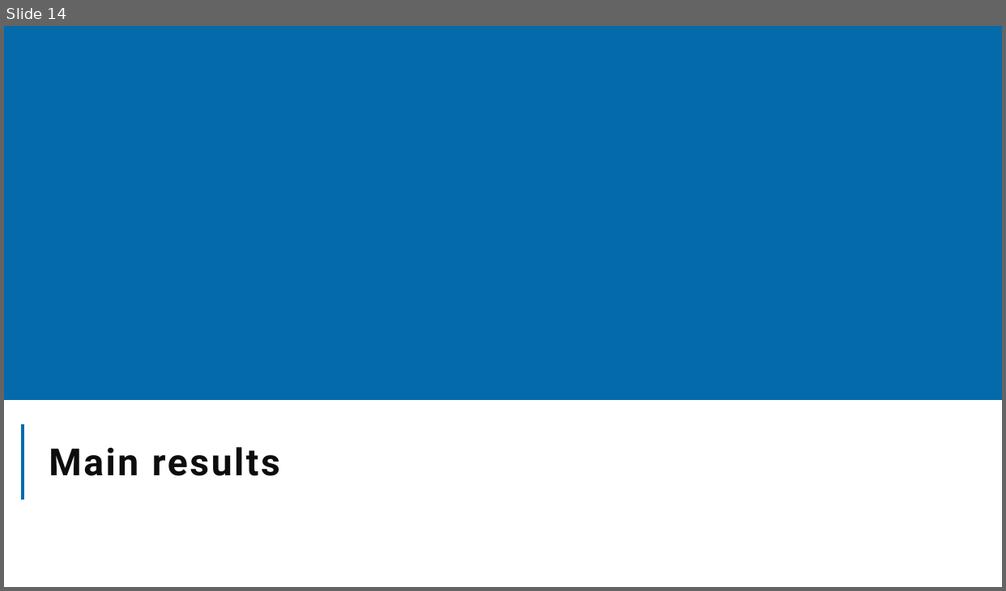
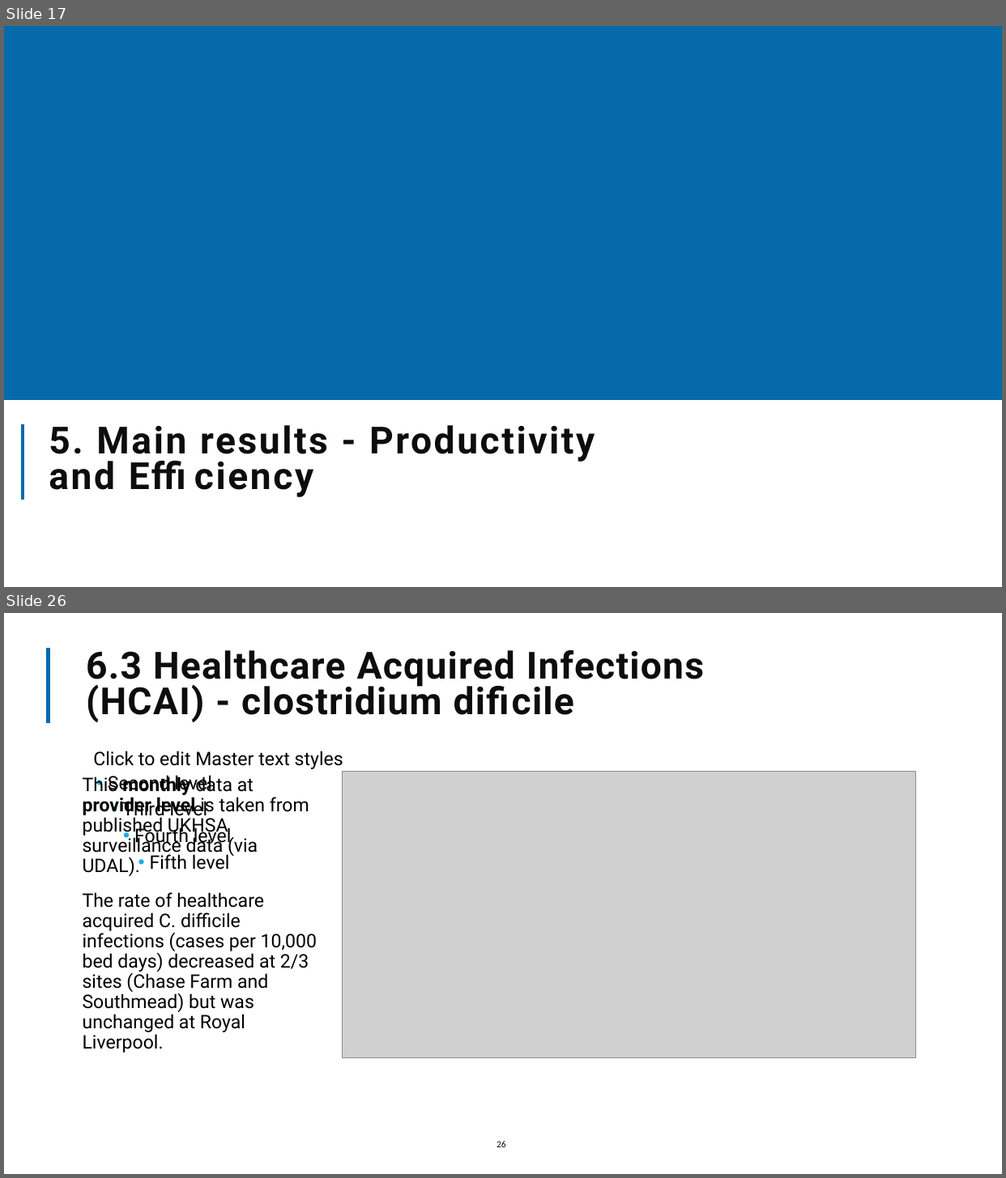
Before and after one commit to The-Strategy-Unit/nhp_sbr_impacts, a slide deck: NHP_SBR impacts_2024.pptx. Shown one above the other, each under a label of ours: slide 14 before the commit, slides 17 and 26 after it; the slides between them are not shown. The pictures are 1006x591 and 1006x1178 pixels, drawn with LibreOffice and Linux fonts; fonts in the diff are those of the drawing; grey boxes stand for pictures; background and template pictures are left out. Boxes give left, top, right and bottom in pixels: in the first picture for what was removed or moved away, otherwise in the second. Text is boxed around its words. In the diff, an @@ line names an element or a change of style, - is before the commit and + after.

Commit message:
Added summary results sections to qmd/pptx output. Minor tweaks to template layout. Latest render aded.
Unknown changes (accidental space?) to causal impact script :-).

```diff
--- a/NHP_SBR impacts_2024.pptx
+++ b/NHP_SBR impacts_2024.pptx
@@ slide 26 added at <box>4,613,1002,1174</box>, background picture (left out) @@
@@ line added from (49, 723) to (49, 648), #046AAA 3.5 pt @@
@@ title added at <box>86,650,704,722</box>, 36 pt, text #0D0D0D, bold @@
+6.3 Healthcare Acquired Infections (HCAI) - clostridium dificile
@@ text added at <box>93,751,343,870</box>, 18 pt, text #000000 @@
+  Click to edit Master text styles
+  • Second level
+    • Third level
+      • Fourth level
+        • Fifth level
@@ text added at <box>83,775,317,1053</box>, 18 pt, text #000000 @@
+This monthly data at provider level is taken from published UKHSA surveillance data (via UDAL).
+The rate of healthcare acquired C. difficile infections (cases per 10,000 bed days) decreased at 2/3 sites (Chase Farm and Southmead) but was unchanged at Royal Liverpool.
@@ picture added at <box>342,771,916,1058</box> @@
@@ page number added at <box>496,1141,506,1148</box>, 9 pt, text #0D0D0D @@
+26
@@ what was slide 14 is now slide 17 @@
@@ slide 17 changed as well @@
@@ title at <box>49,425,594,490</box>: text changed @@
-Main results
+5. Main results - Productivity and Efficiency
```
Also in this commit, not shown: 13 other slides changed, 16 other slides added, 3 other files.
